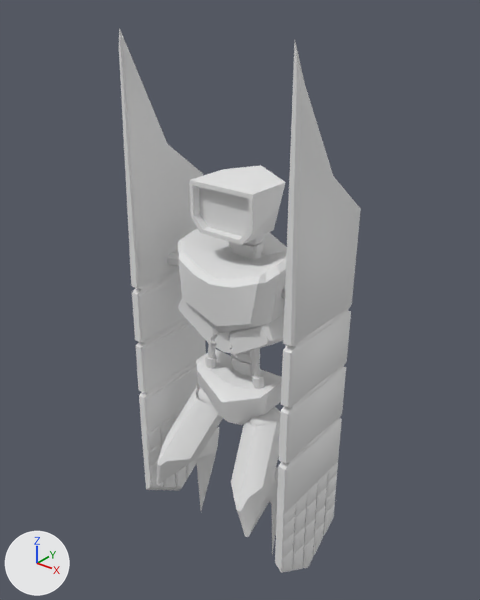
The FBX model Assets/Rook Alt Delte/ROOK.fbx, before and after one commit.
Before and after are seen from a 50 mm lens placed at (15.26, -19.65, 24.23), pointed at (-0.09, -0.46, 12.33). Every picture has the same lights, and +X, +Y and +Z are marked at lower left.

Names of what the first picture shows: 'Rook'.
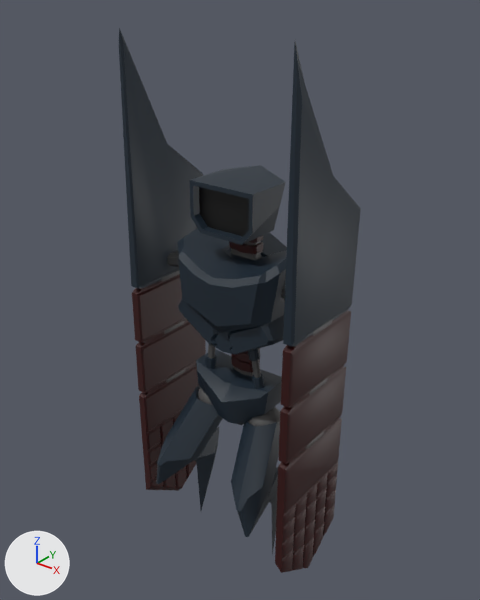
Where the change shows, as pixel boxes (x1, y1, x2, y2) in the pictures (480 x 600 px):
'Rook', surface changed: (119, 28, 361, 573) in both

The change, as a diff of the scene's bpy script:
```diff
--- a/Assets/Rook Alt Delte/ROOK.fbx.py
+++ b/Assets/Rook Alt Delte/ROOK.fbx.py
@@ img_rook_skin_png @@
+img_rook_skin_png = load_image('Rook Skin.png', 'Rook Skin.png', 1024, 1024, 'sRGB')
@@ mat_material @@
 mat_material = principled_material('Material')
-mat_material.base_color = (0.8, 0.8, 0.8)  # white #e7e7e7
+mat_material.texture = img_rook_skin_png
```
